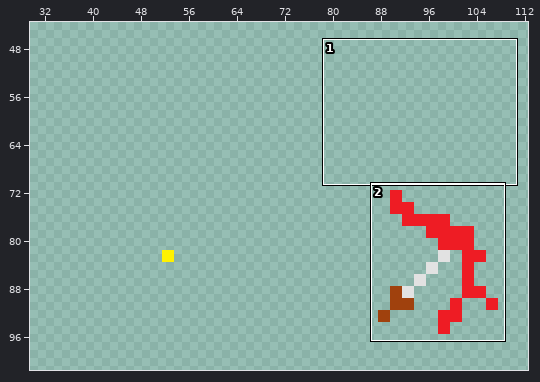
Sprite sheet -- sprites/spr_testiukko1death/layers/7a89eaad-c00b-4130-82dd-4308452af46e/7004b035-2675-4217-91e1-e52d03e7b7d8.png. Above, an overview of the earlier version with the close-up marked.
Close-up. First the earlier version:
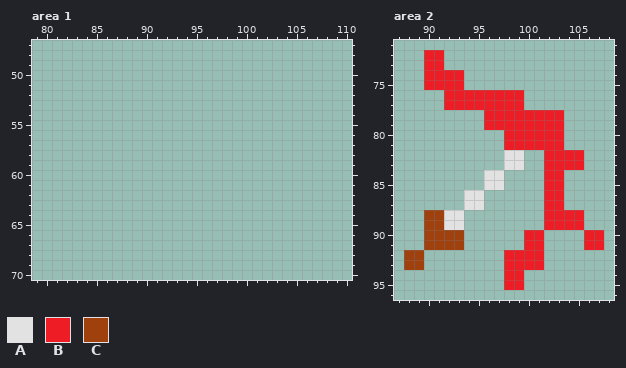
The file is 128x128 pixels. Shown: area 1: x 79..110, y 47..70; area 2: x 87..108, y 71..96. The wide view leaves out empty margins. The commit also changed other parts of the picture, which this record leaves out.
Palette (. is transparent): A #e2e2e2  B #ee1c24  C #a0410d
Pixels before, area 2, first column x 88:
72 ..BB................
73 ..BB................
74 ..BBBB..............
75 ..BBBB..............
76 ....BBBBBBBB........
77 ....BBBBBBBB........
78 ........BBBBBBBB....
79 ........BBBBBBBB....
80 ..........BBBBBB....
81 ..........BBBBBB....
82 ..........AA..BBBB..
83 ..........AA..BBBB..
84 ........AA....BB....
85 ........AA....BB....
86 ......AA......BB....
87 ......AA......BB....
88 ..CCAA........BBBB..
89 ..CCAA........BBBB..
90 ..CCCC......BB....BB
91 ..CCCC......BB....BB
92 CC........BBBB......
93 CC........BBBB......
94 ..........BB........
95 ..........BB........
And afterwards:
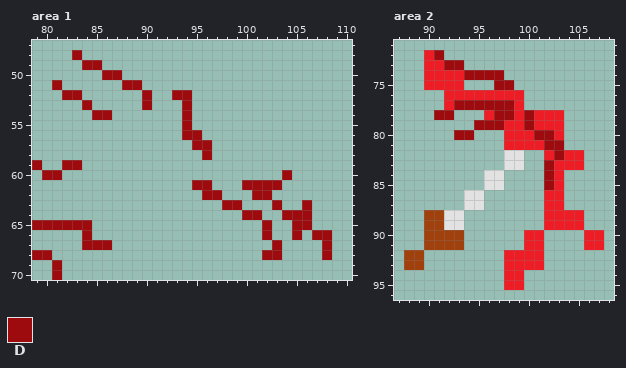
Colours new in this view: D #9e0b0f
Edits made:
Changed rows in their new state; - is an unchanged pixel.
Area 1:
first column x 79:
48 ----D-------------------------
49 -----DD-----------------------
50 -------DD---------------------
51 --D------DD-------------------
52 ---DD------D--DD--------------
53 -----D-----D---D--------------
54 ------DD-------D--------------
55 ---------------D--------------
56 ---------------DD-------------
57 ----------------DD------------
58 -----------------D------------
59 D--DD-------------------------
60 -DD----------------------D----
61 ----------------DD---DDDD-----
62 -----------------DD---DD------
63 -------------------DD---D--D--
64 ---------------------DD--DDD--
65 DDDDDD-----------------D--DD--
66 -----D-----------------D--D-DD
67 -----DDD----------------D----D
68 DD---------------------DD----D
69 --D---------------------------
70 --D---------------------------
Area 2:
first column x 91:
72 D------------
73 -DD----------
74 ---DDDD------
75 ------DD-----
77 --DDDDDD-----
78 DD----DD-D---
79 ----DDD--D---
80 --DD------DD-
81 -----------DD
82 ------------D
83 -----------D-
84 -----------D-
85 -----------D-
Pixel boxes of the changes (left, top, right, bottom) in both close-ups:
added: (32, 50, 332, 280)
changed: (434, 50, 564, 190)
